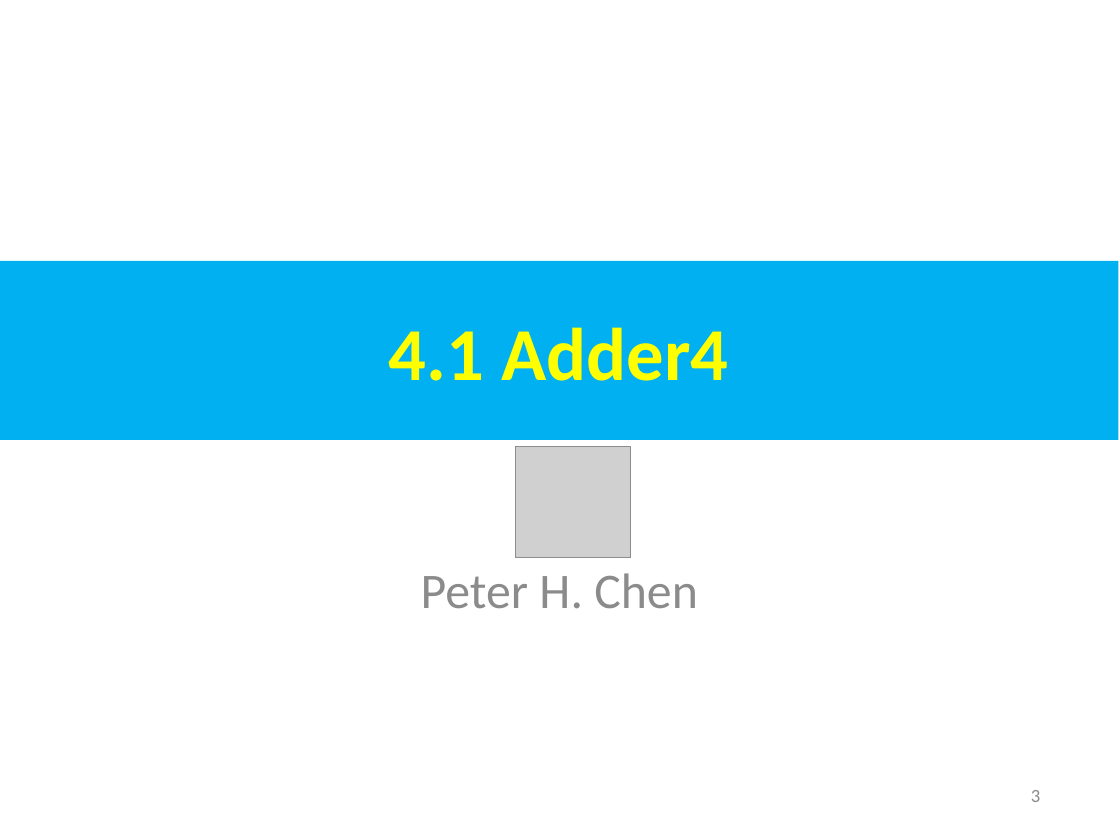
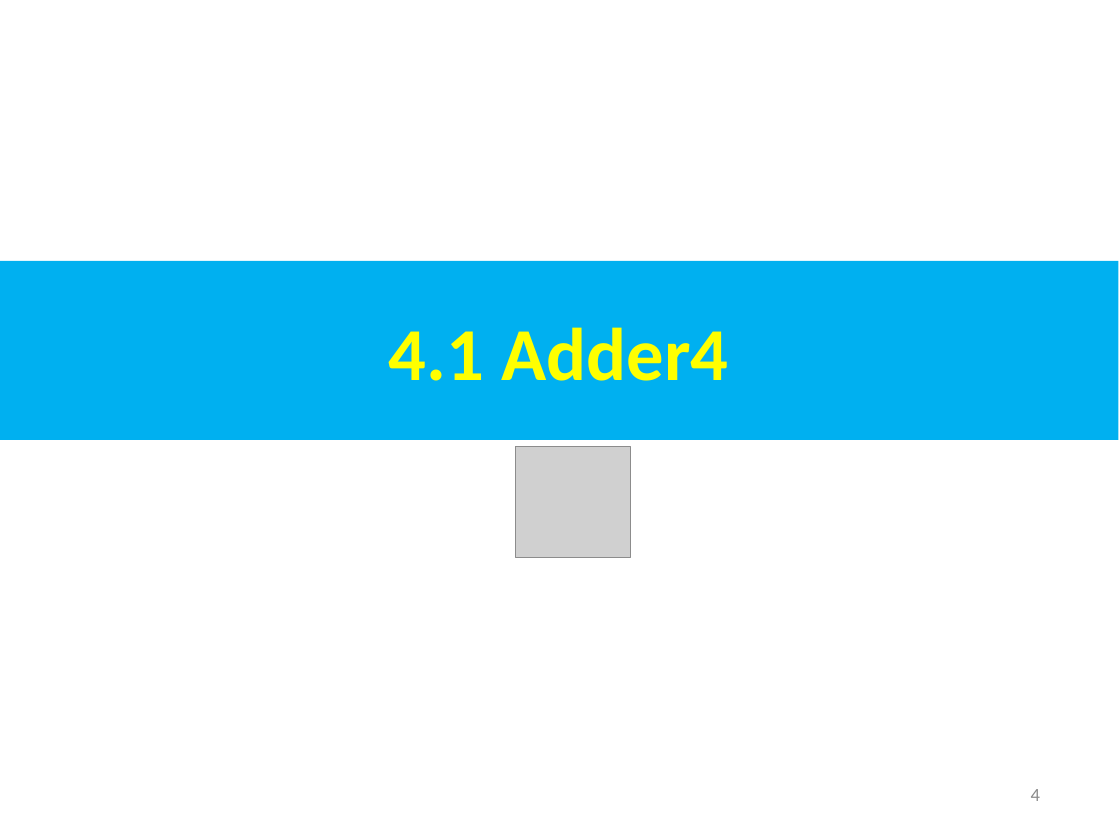
Before and after one commit to peterhchen/AIU_CS800_Chisel, a slide deck: slide 4 of 700_Dev_Guide/004_Module/000_Video/004_Module.ppt (slide 3 before the commit). Drawn at 1120x840 pixels with LibreOffice and Linux fonts; fonts in the diff are those of the drawing; grey boxes stand for pictures. Boxes give left, top, right and bottom in pixels: in the first picture for what was removed or moved away, otherwise in the second. Text is boxed around its words. In the diff, an @@ line names an element or a change of style, - is before the commit and + after.

```diff
--- a/700_Dev_Guide/004_Module/000_Video/004_Module.ppt
+++ b/700_Dev_Guide/004_Module/000_Video/004_Module.ppt
@@ text removed at <box>421,573,698,608</box> @@
-Peter H. Chen
@@ page number at <box>1031,789,1040,801</box>: text changed @@
-3
+4
```
Also in this commit, not shown: 1 other slide changed, 1 slide added.
